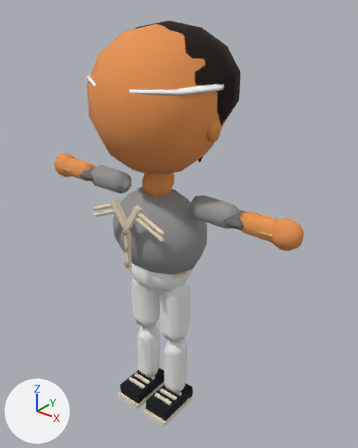
An edit to the glTF model public/v2/models/kid_nostrike.glb, drawn before and after from the same camera.
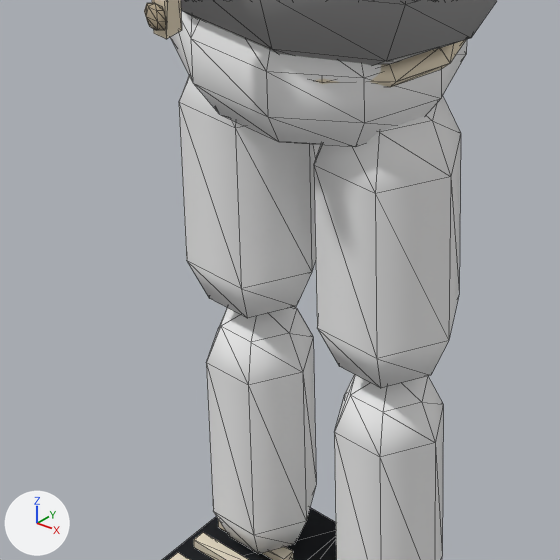
Each version appears first whole from a 50 mm lens placed at (2.93, -3.35, 4.3), pointed at (0.05, 0.25, 2.08), and next in a close-up on the part from 26% to 59% of the width and 58% to 85% of the height. Every picture has the same lights, and +X, +Y and +Z are marked at lower left. The older version's two pictures come first. The close-ups show mesh edges as thin lines. Objects named as collision shapes, trigger or cutter boxes, shadow casters or lower levels of detail are left out. Vertices at exactly the same position are counted once.

Before the edit, the objects in view are built like this:
```python
me_kid_nostrike_lod0 = bpy.data.meshes.new('kid_nostrike_LOD0')
me_kid_nostrike_lod0.from_pydata(...)  # 1498 vertices, 2418 faces; spans x -1.51..1.51, y -0.57..0.86, z -0.06..4.02
# faces by material slot: [702, 720, 244, 752]
me_kid_nostrike_lod0.materials.append(mat_m_body)
me_kid_nostrike_lod0.materials.append(mat_m_uniform)
me_kid_nostrike_lod0.materials.append(mat_m_hair)
me_kid_nostrike_lod0.materials.append(mat_m_accessory)
ob_kid_nostrike_lod0 = bpy.data.objects.new('kid_nostrike_LOD0', me_kid_nostrike_lod0)
ob_kid_nostrike_lod0.location = (0.0, 0.0, 0.0)
```
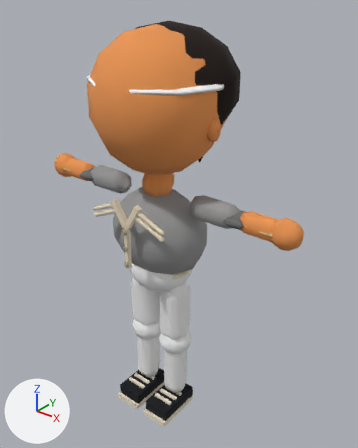
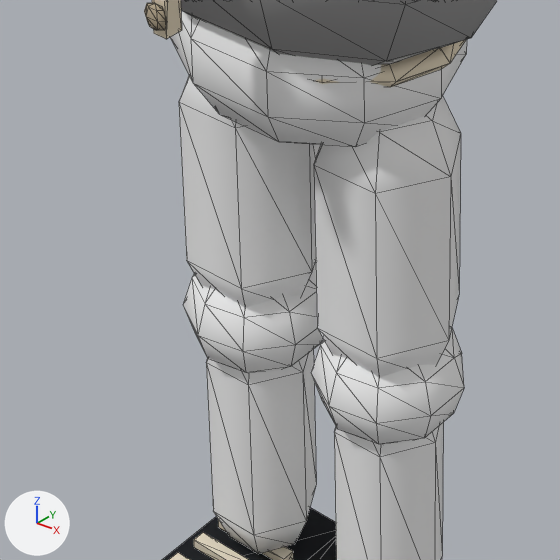
Diff of the bpy script that builds the scene:
```diff
--- a/public/v2/models/kid_nostrike.glb.py
+++ b/public/v2/models/kid_nostrike.glb.py
@@ me_kid_nostrike_lod0 @@
 # used by ob_kid_nostrike_lod0; location = (0.0, 0.0, 0.0)
-me_kid_nostrike_lod0.from_pydata(...)  # 1498 vertices, 2418 faces; spans x -1.51..1.51, y -0.57..0.86, z -0.06..4.02
+me_kid_nostrike_lod0.from_pydata(...)  # 1618 vertices, 2598 faces; spans x -1.51..1.51, y -0.57..0.86, z -0.06..4.02
+# me_kid_nostrike_lod0 part 1: a new loose piece of 60 vertices spanning x -0.38..-0.03, y -0.18..0.18, z 0.67..0.98, in mat_m_uniform
+# me_kid_nostrike_lod0 part 2: a new loose piece of 60 vertices spanning x 0.02..0.37, y -0.18..0.18, z 0.67..0.98, in mat_m_uniform
 me_kid_nostrike_lod0.materials.append(mat_m_body)
```

Pixel boxes (x1, y1, x2, y2) of what changed, in the close-ups (560 x 560 px):
part 1 of me_kid_nostrike_lod0, added: after (183, 260, 323, 373)
part 2 of me_kid_nostrike_lod0, added: after (311, 328, 464, 444)
